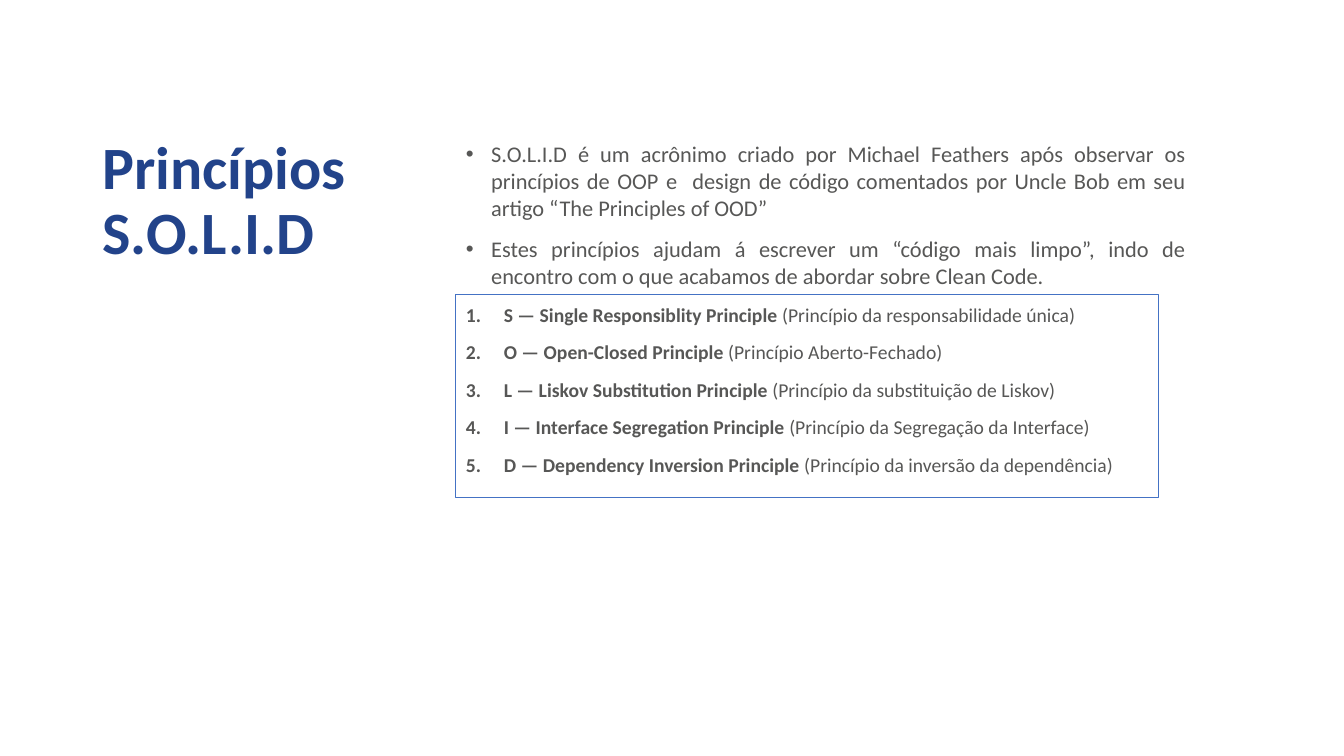
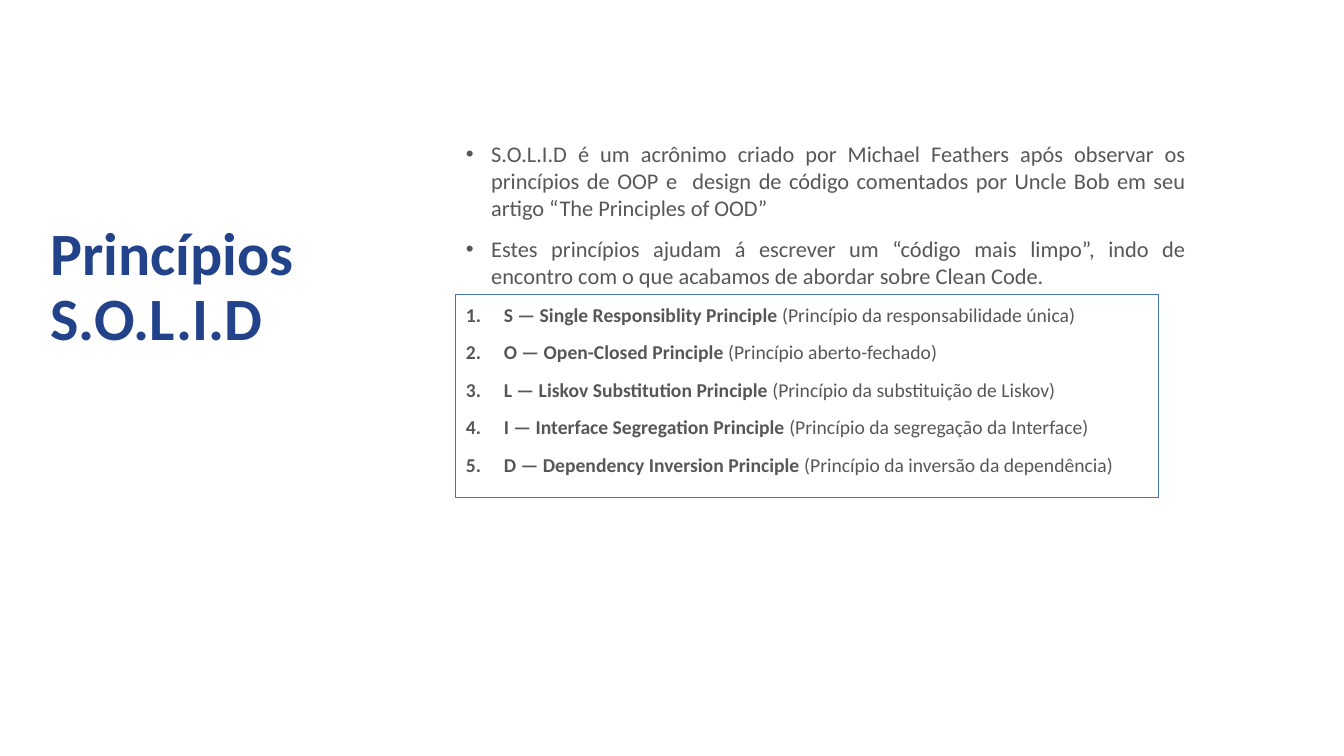
Before and after one commit to jcmdsbr/five-workshop-real-apps, a slide deck: slide 7 of docs/treinamento-estagiarios-five.pptx (slide 8 before the commit). Drawn at 1344x756 pixels with LibreOffice and Linux fonts; fonts in the diff are those of the drawing; background and template pictures are left out. Boxes give left, top, right and bottom in pixels: in the first picture for what was removed or moved away, otherwise in the second. Text is boxed around its words. In the diff, an @@ line names an element or a change of style, - is before the commit and + after.

```diff
--- a/docs/treinamento-estagiarios-five.pptx
+++ b/docs/treinamento-estagiarios-five.pptx
@@ text "Princípios": place and size @@
-text "Princípios" at (102,147,345,255)
+text "Princípios" at (51,233,294,341)
@@ text at (504,345,937,362): text changed @@
-2. O — Open-Closed Principle (Princípio Aberto-Fechado)
+2. O — Open-Closed Principle (Princípio aberto-fechado)
@@ text at (504,420,1088,438): text changed @@
-4. I — Interface Segregation Principle (Princípio da Segregação da Interface)
+4. I — Interface Segregation Principle (Princípio da segregação da Interface)
```
Also in this commit, not shown: 10 other slides changed, 9 slides added, 7 slides removed, 1 other file.
